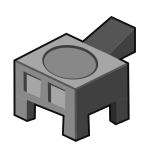
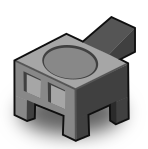
Layers edited between the first and the second (148, 149) image:
added layer "Layer" (62%) over [2, 84, 140, 149]
